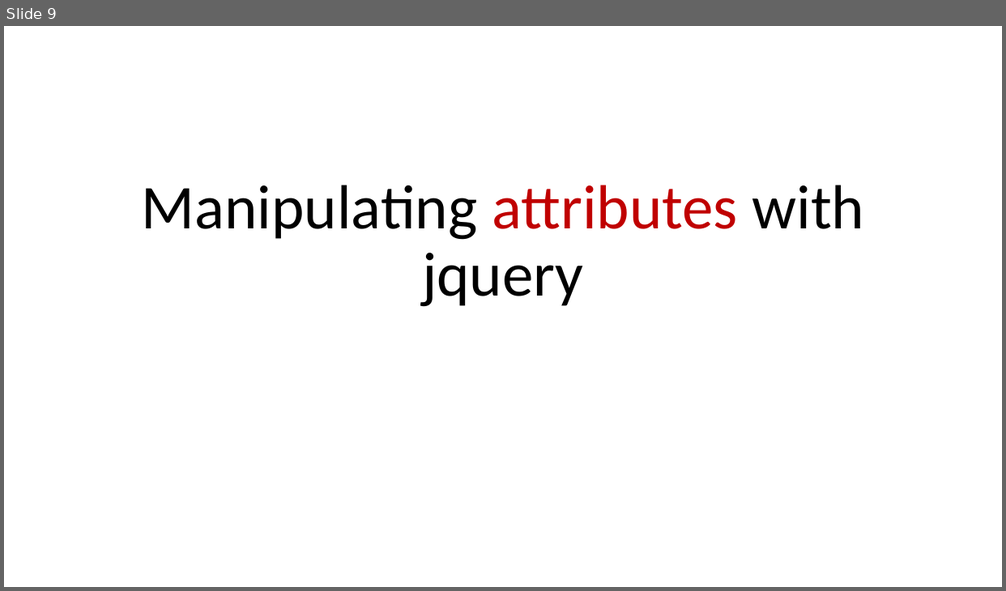
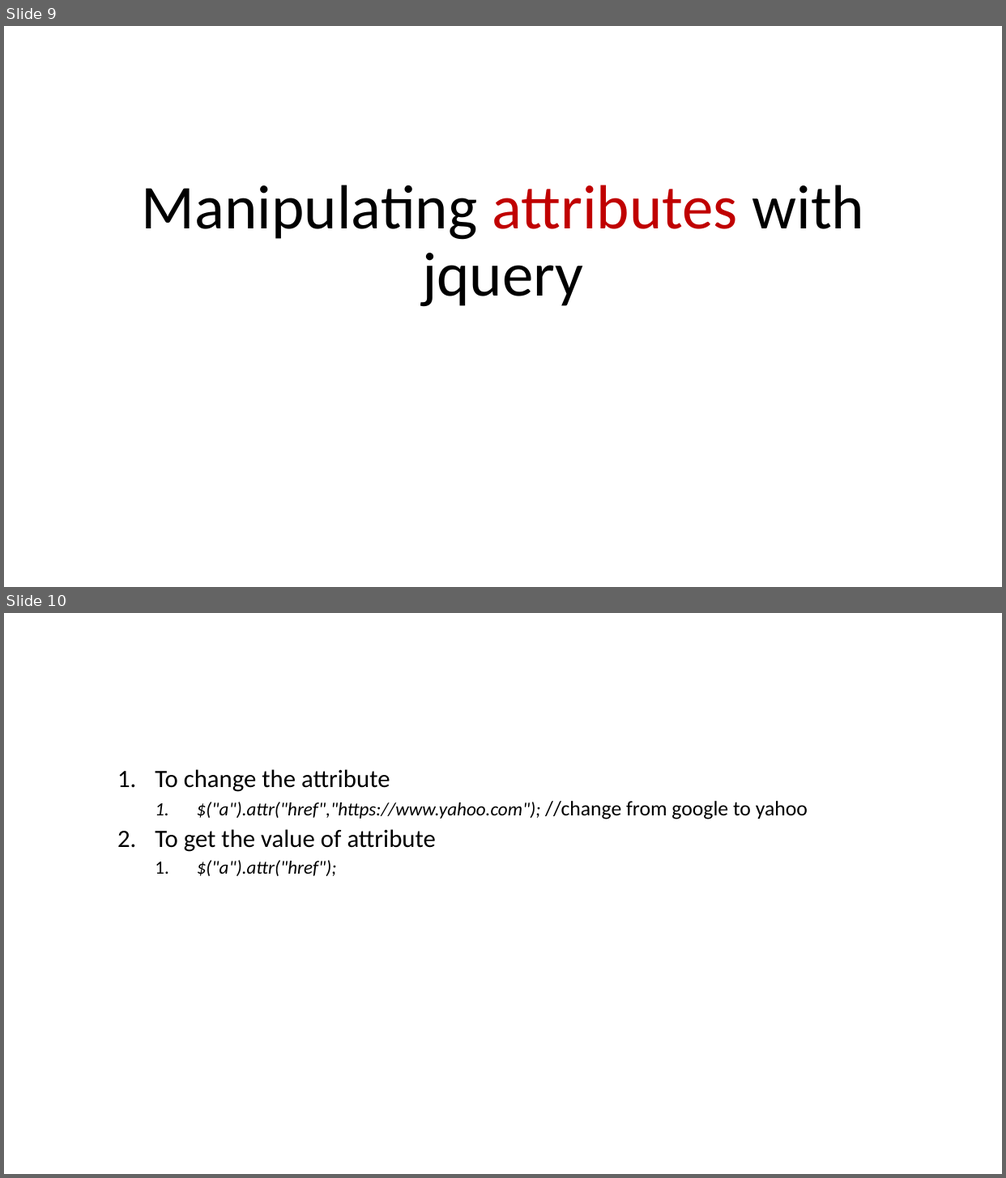
Before and after one commit to aroranishant8/WebDevelopment, a slide deck: Presentations/Section14_Jquery.pptx. Shown one above the other, each under a label of ours: slide 9 before the commit, slides 9 and 10 after it. The pictures are 1006x591 and 1006x1178 pixels, drawn with LibreOffice and Linux fonts; fonts in the diff are those of the drawing. Boxes give left, top, right and bottom in pixels: in the first picture for what was removed or moved away, otherwise in the second. Text is boxed around its words. In the diff, an @@ line names an element or a change of style, - is before the commit and + after.

```diff
--- a/Presentations/Section14_Jquery.pptx
+++ b/Presentations/Section14_Jquery.pptx
@@ slide 10 added at [4,613,1002,1174], background #FFFFFF @@
@@ text added at [155,769,808,876], 18 pt, text #000000 @@
+  1. To change the attribute
+    1. $("a").attr("href","https://www.yahoo.com"); //change from google to yahoo
+  2. To get the value of attribute
+    1. $("a").attr("href");
```
Also in this commit, not shown: 3 other slides added, 2 other files.
